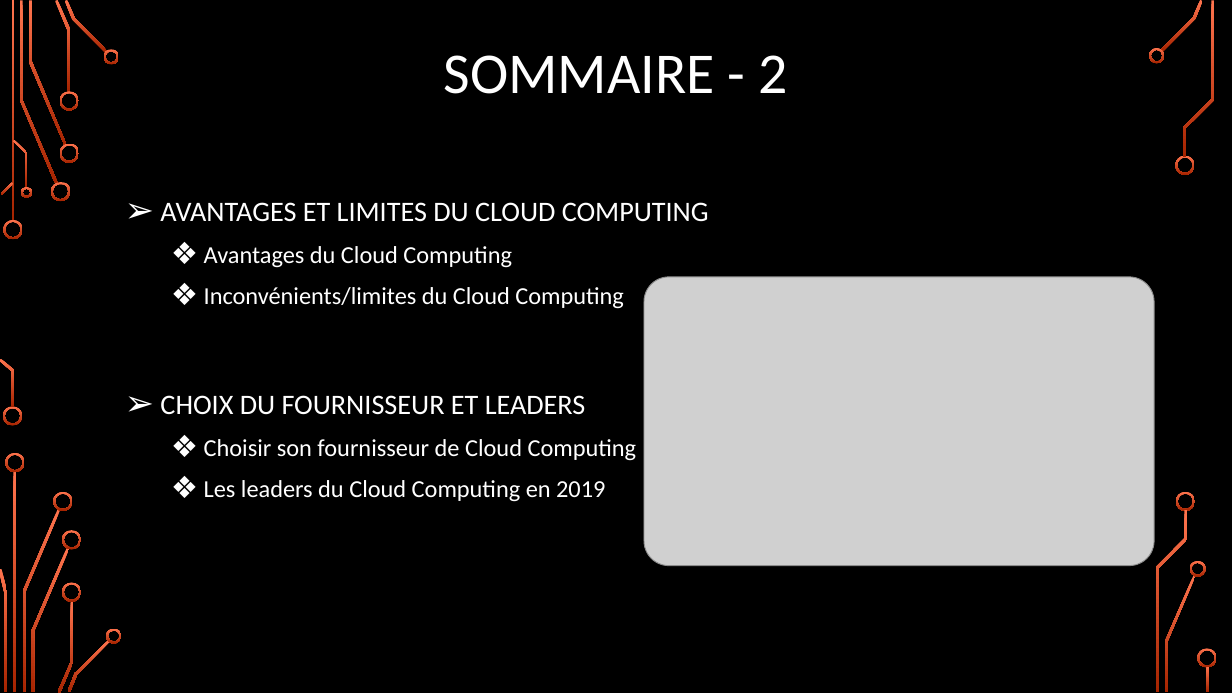
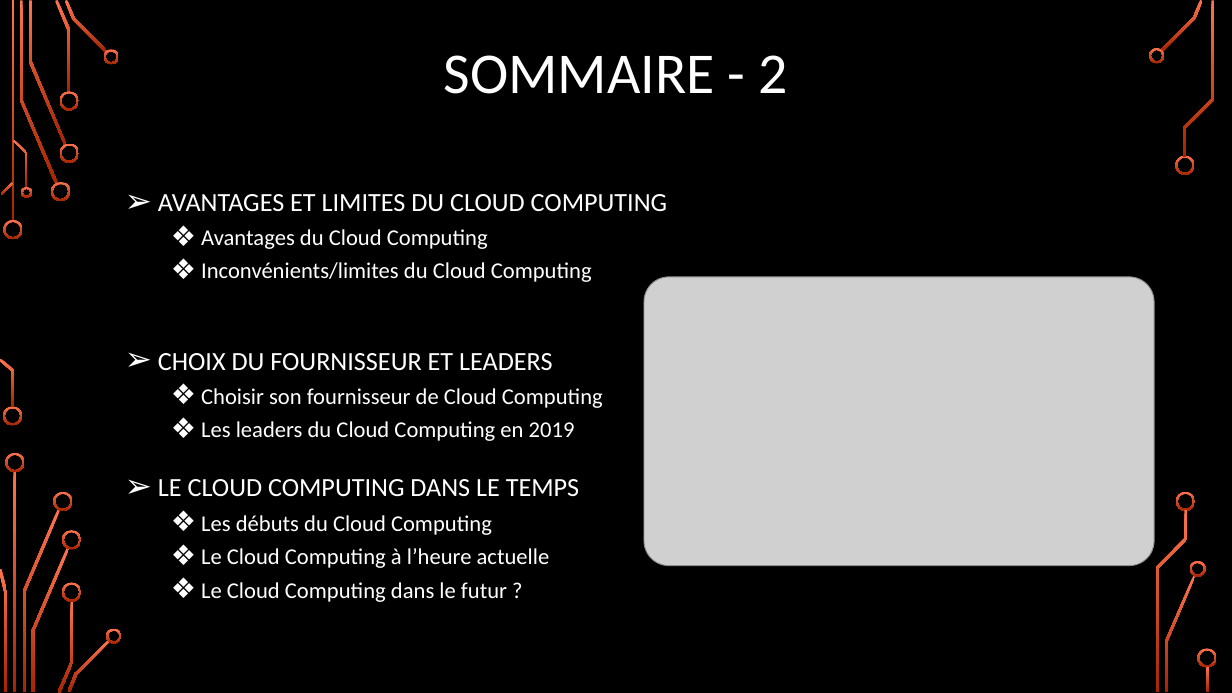
Before and after one commit to CorleoneDany/Cloud-Computing, a slide deck: slide 3 of Cloud Computing - F (1).pptx. Drawn at 1232x693 pixels with LibreOffice and Linux fonts; fonts in the diff are those of the drawing; grey boxes stand for pictures; background and template pictures are left out. Boxes give left, top, right and bottom in pixels: in the first picture for what was removed or moved away, otherwise in the second. Text is boxed around its words. In the diff, an @@ line names an element or a change of style, - is before the commit and + after.

Commit message:
Modification du sommaire

```diff
--- a/Cloud Computing - F (1).pptx
+++ b/Cloud Computing - F (1).pptx
@@ text at <box>158,194,667,441</box>: size 22 to 20.4 pt in "AVANTAGES ET LIMITES DU CLOUD COMPUTING", "CHOIX DU FOURNISSEUR ET LEADERS"; size 19 to 17.6 pt in "Avantages du Cloud Computing", "Inconvénients/limites du Cloud Computing", "Choisir son fournisseur de Cloud Computing", "Les leaders du Cloud Computing en 2019"; line spacing 1.7 to 1.5; line spacing 1.2 to 1 @@
@@ text at <box>158,479,579,602</box>: paragraphs added @@
+➢ LE CLOUD COMPUTING DANS LE TEMPS
+  ❖ Les débuts du Cloud Computing
+  ❖ Le Cloud Computing à l’heure actuelle
+  ❖ Le Cloud Computing dans le futur ?
```
